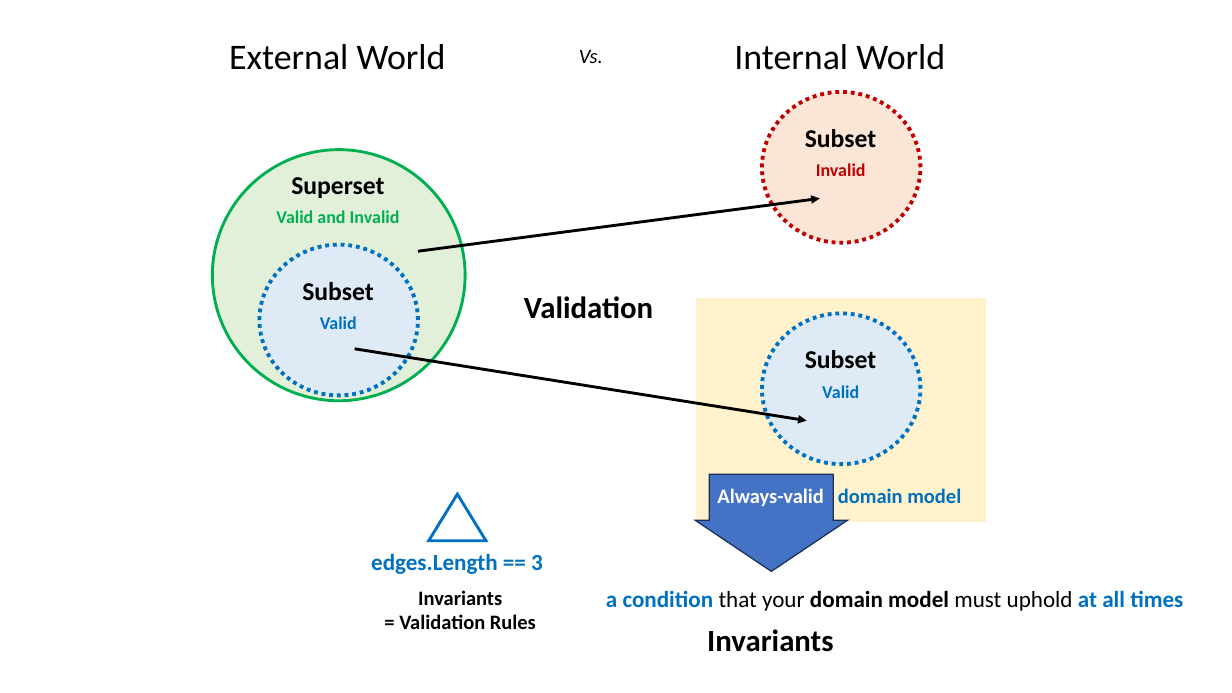
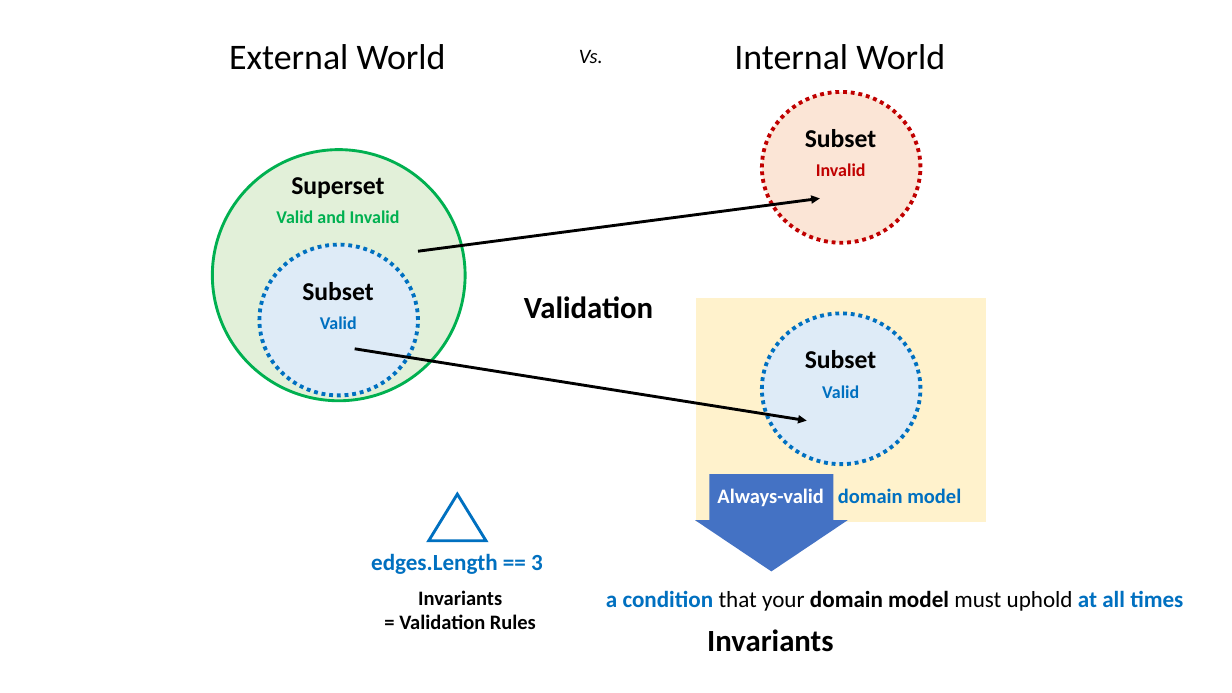
Before and after one commit to hhko/WeeklyTech, a slide deck: slide 2 of README.pptx. Drawn at 1232x693 pixels with LibreOffice and Linux fonts; fonts in the diff are those of the drawing. Boxes give left, top, right and bottom in pixels: in the first picture for what was removed or moved away, otherwise in the second. Text is boxed around its words. In the diff, an @@ line names an element or a change of style, - is before the commit and + after.

```diff
--- a/README.pptx
+++ b/README.pptx
@@ down arrow at box(695, 474, 848, 571): outline #1E3256 1 pt to none @@
```
Also in this commit, not shown: 1 slide added.
